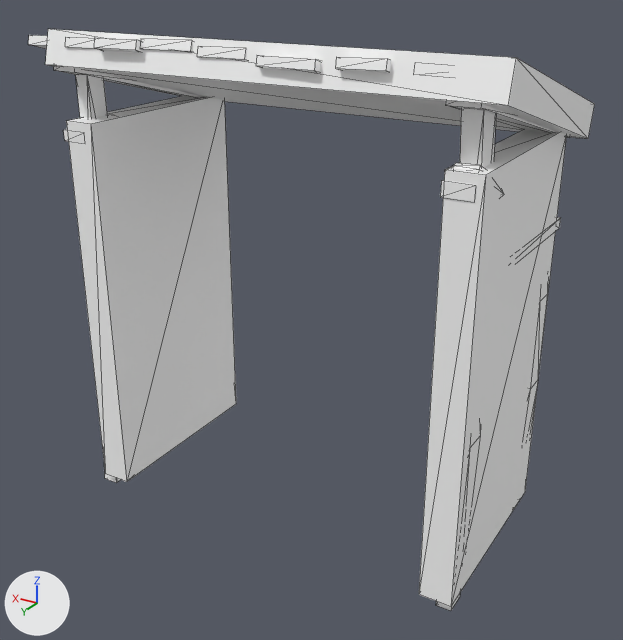
The FBX model resource/environment/Village/O_WoodStand_A.fbx as it was, and as the next commit left it.
One viewpoint serves both versions: a 50 mm camera at (-2.55, 3.94, 3.46) aimed at (0.1, -0.48, 1.25). Every picture has the same lights, and +X, +Y and +Z are marked at lower left. Mesh edges are drawn as thin lines.
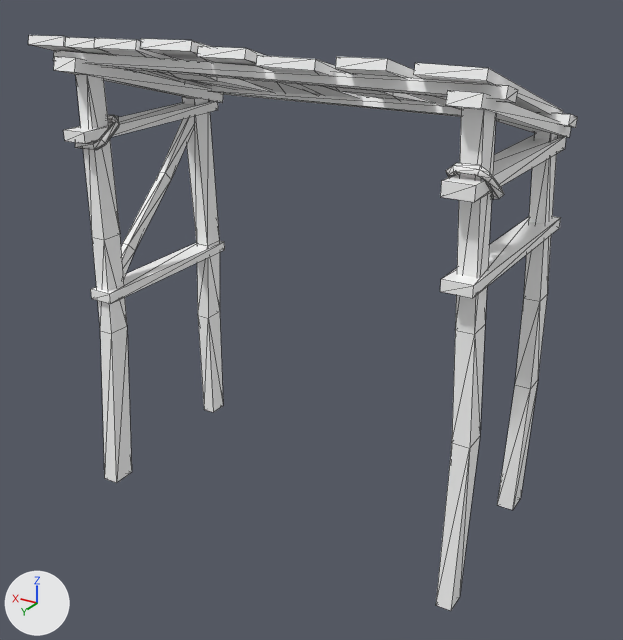
Pixel boxes [x1, y1, x2, y2] of what changed, in the pictures (623 x 640 px):
'Cube__1_', no longer drawn
    before: [66, 96, 236, 482]
'Cube', no longer drawn
    before: [419, 130, 567, 607]
'Cube__2_', no longer drawn
    before: [45, 29, 595, 139]
'O_WoodStand_A', unchanged, uncovered by the edit
    before: [28, 35, 569, 611]
    after: [28, 35, 578, 611]

What the commit changed:
Object 'Cube__1_' (ob_cube__1) now shows nothing instead of me_scene_001.
Object 'Cube' (ob_cube) now shows nothing instead of me_scene_001.
Object 'Cube__2_' (ob_cube__2) now shows nothing instead of me_scene_001.
